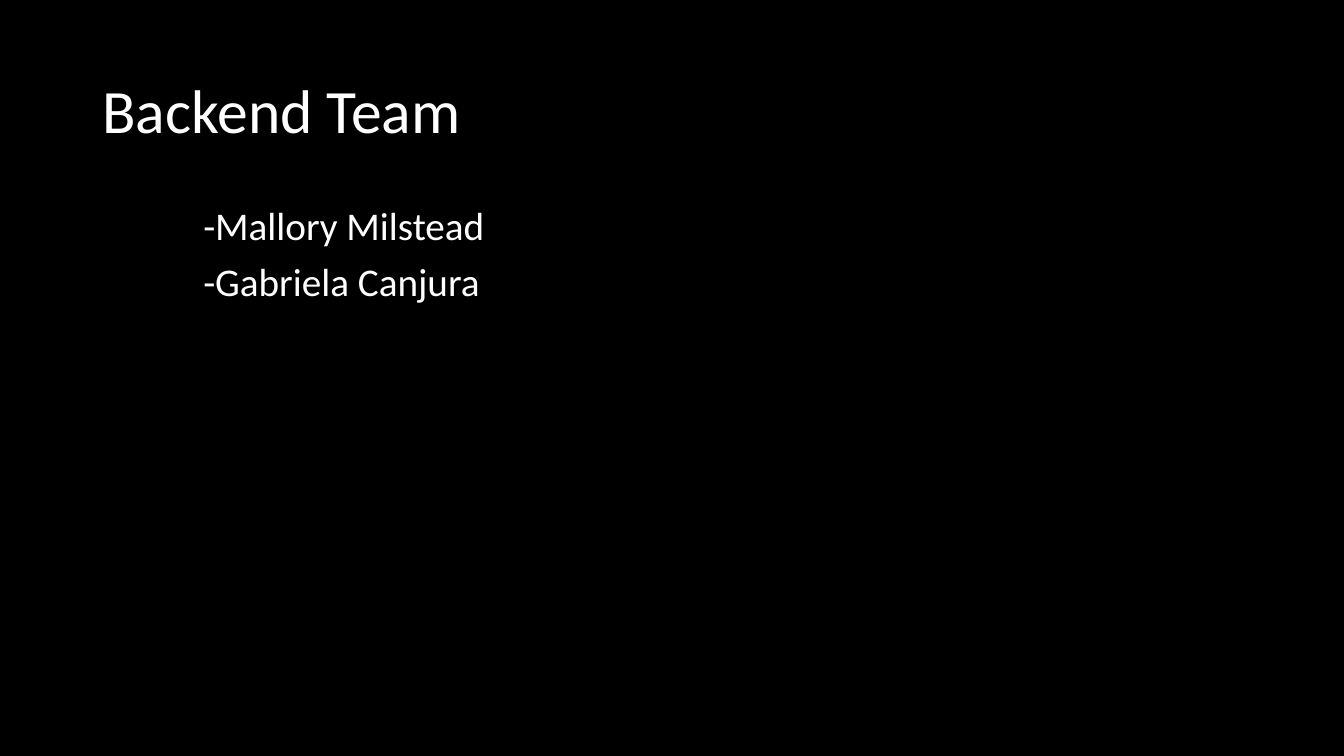
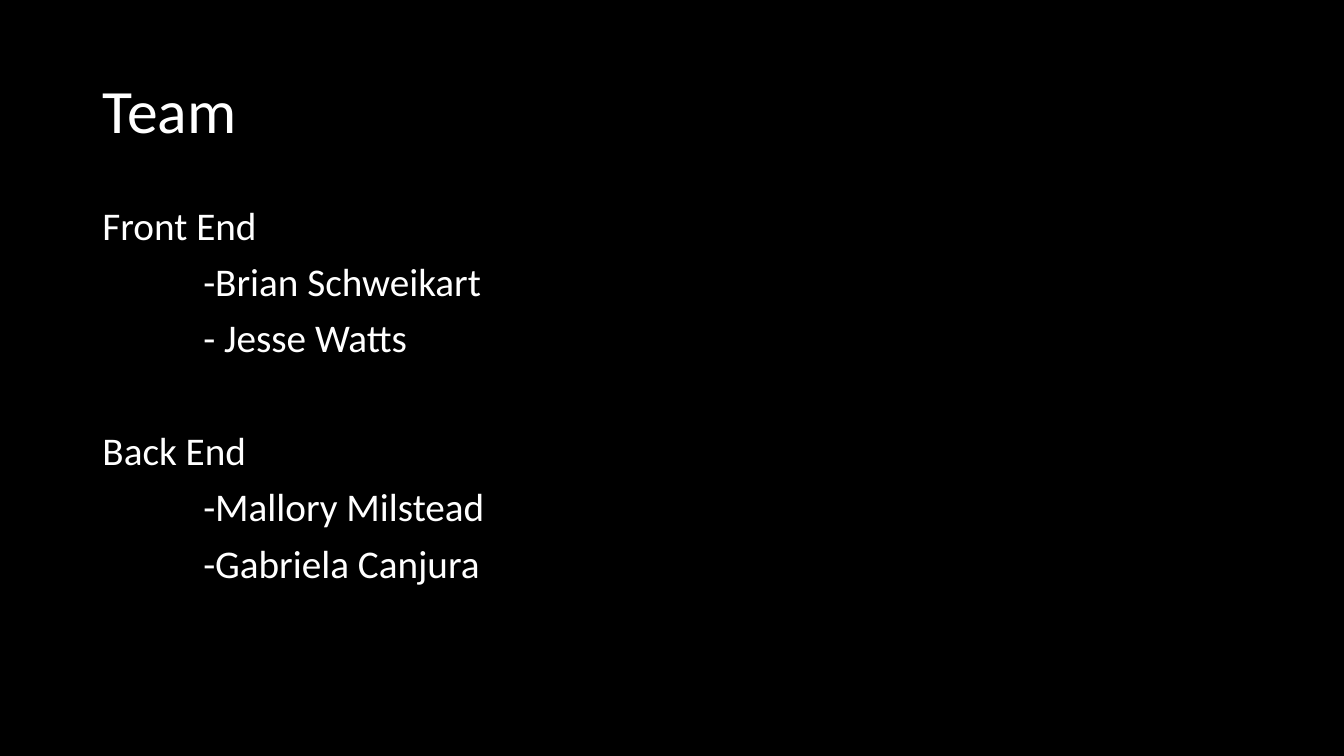
Before and after one commit to milsteam4144/GLAPS, a slide deck: slide 2 of Presentation/GLAPS Presentation.pptx. Drawn at 1344x756 pixels with LibreOffice and Linux fonts; fonts in the diff are those of the drawing. Boxes give left, top, right and bottom in pixels: in the first picture for what was removed or moved away, otherwise in the second. Text is boxed around its words. In the diff, an @@ line names an element or a change of style, - is before the commit and + after.

```diff
--- a/Presentation/GLAPS Presentation.pptx
+++ b/Presentation/GLAPS Presentation.pptx
@@ title at [102,93,236,134]: text changed @@
-Backend Team
+Team
@@ text at [102,212,481,466]: paragraphs added @@
+Front End
+-Brian Schweikart
+- Jesse Watts
+Back End
```
Also in this commit, not shown: 4 other slides changed, 1 slide added, 4 slides removed.
